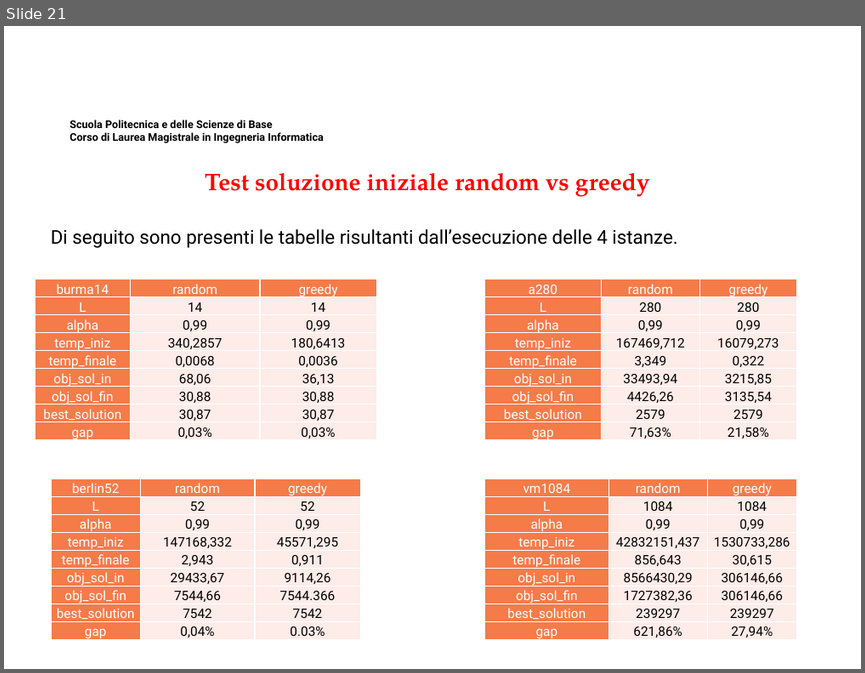
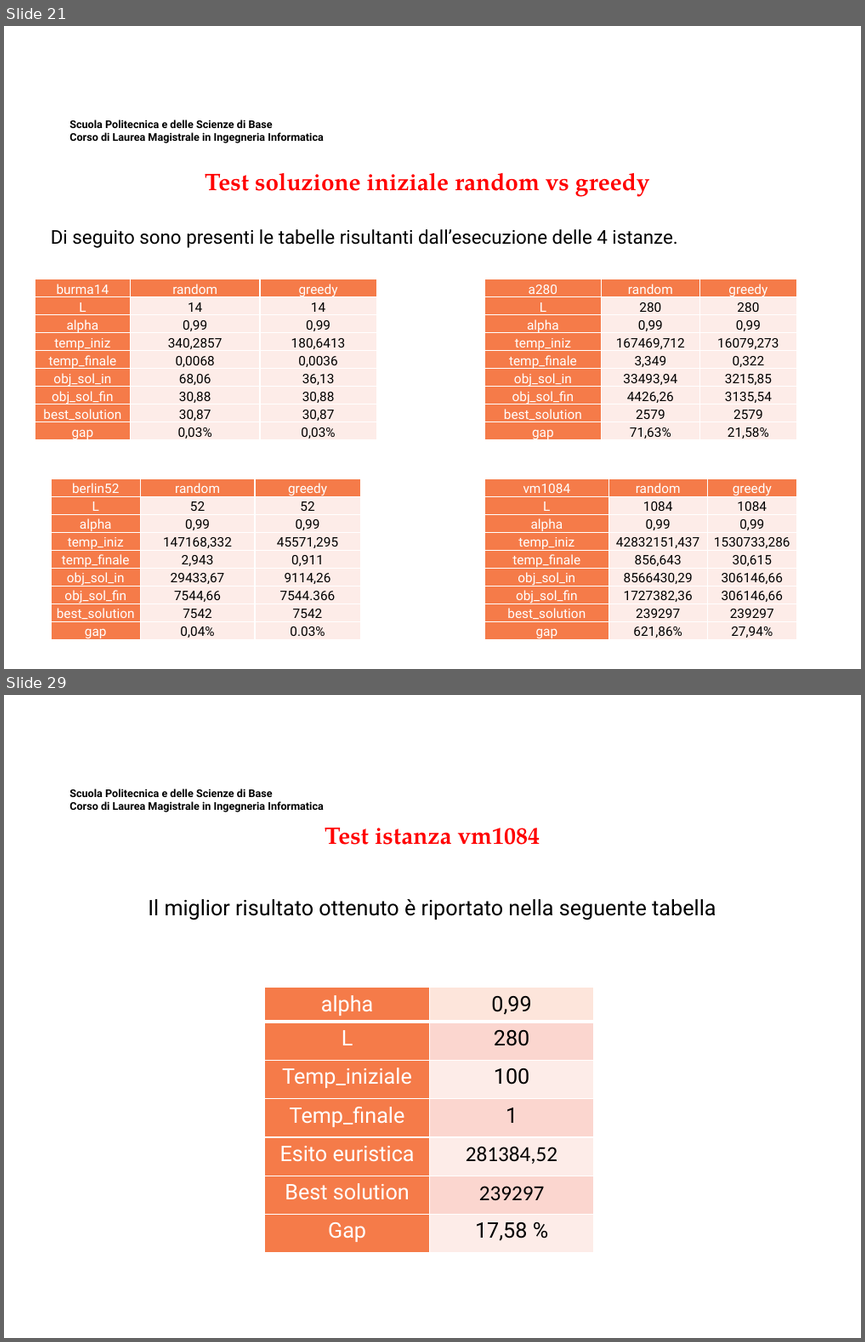
Before and after one commit to MicheleMaresca98/TSP-SimulatedAnnealing, a slide deck: Presentazione Elaborato Ricerca Operativa.pptx. Shown one above the other, each under a label of ours: slide 21 before the commit, slides 21 and 29 after it; the slides between them are not shown. The pictures are 865x673 and 865x1342 pixels, drawn with LibreOffice and Linux fonts; fonts in the diff are those of the drawing; background and template pictures are left out. Boxes give left, top, right and bottom in pixels: in the first picture for what was removed or moved away, otherwise in the second. Text is boxed around its words. In the diff, an @@ line names an element or a change of style, - is before the commit and + after.

```diff
--- a/Presentazione Elaborato Ricerca Operativa.pptx
+++ b/Presentazione Elaborato Ricerca Operativa.pptx
@@ slide 29 added at bbox=[4, 695, 861, 1338], background #FFFFFF; not listed: 1 template element that a slide beside it also shows @@
@@ text added at bbox=[324, 828, 540, 845], 20 pt, text #FF0000, bold @@
+Test istanza vm1084
@@ text added at bbox=[148, 899, 715, 920], 18 pt, text #000000 @@
+Il miglior risultato ottenuto è riportato nella seguente tabella
@@ table added at bbox=[264, 987, 594, 1253], 7 rows, 2 columns @@
+alpha | 0,99
+L | 280
+Temp_iniziale | 100
+Temp_finale | 1
+Esito euristica | 281384,52
+Best solution | 239297
+Gap | 17,58 %
```
Also in this commit, not shown: 3 slides changed, 7 other slides added, 3 other files.
